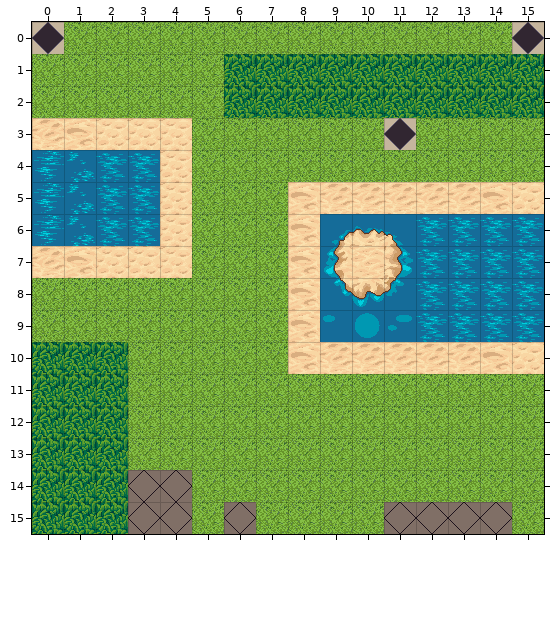
Tiled map, stored at maps/g6_4.tmx. This is how it looked before the edit.
Cells are 32x32 px. Shown: x 0..15, y 0..15.
The same view after the edit:
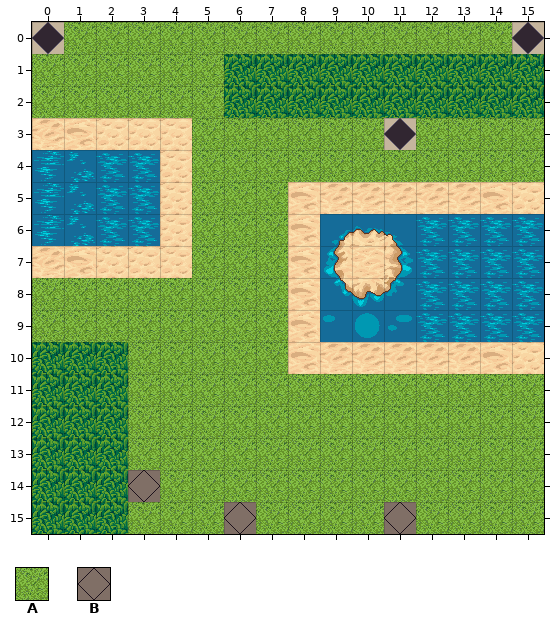
Key: from "terrain": A 298, B 620.
_ is an empty cell.
What changed:
Layer "ground":
y 14: x 4 B -> A
y 15: x 3..4 BB -> AA; x 12..14 BBB -> AAA
Changed places in both pictures, as pixel boxes (x1, y1, x2, y2):
changed: (128, 470, 192, 534)
changed: (416, 502, 512, 534)
